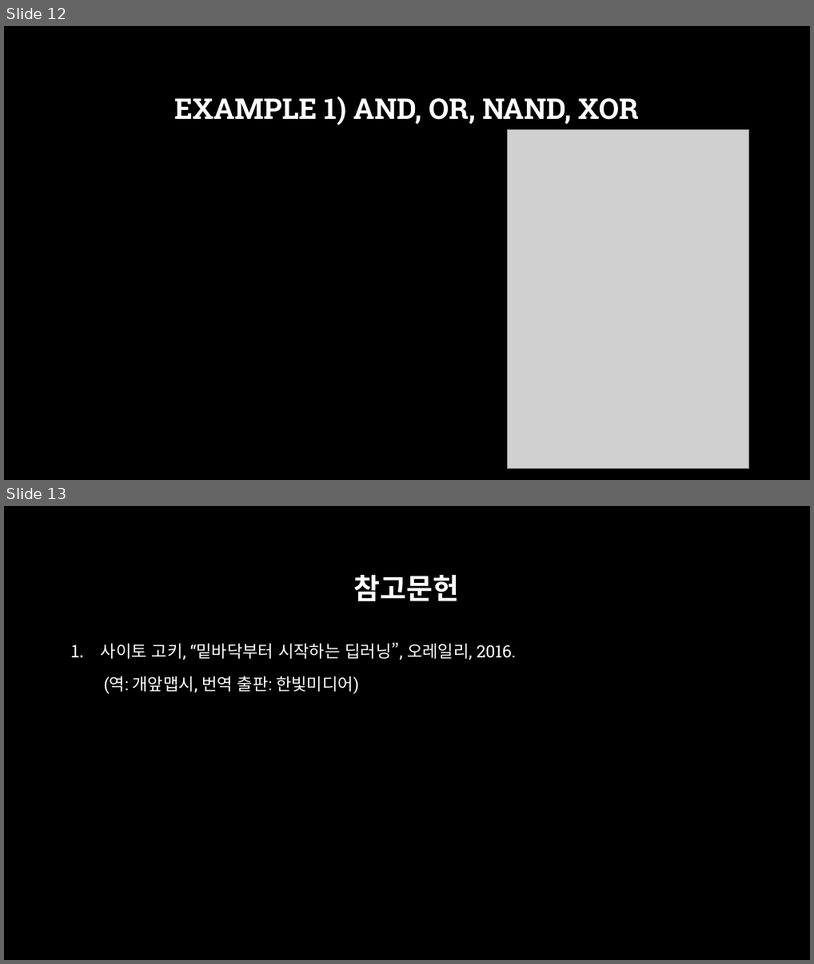
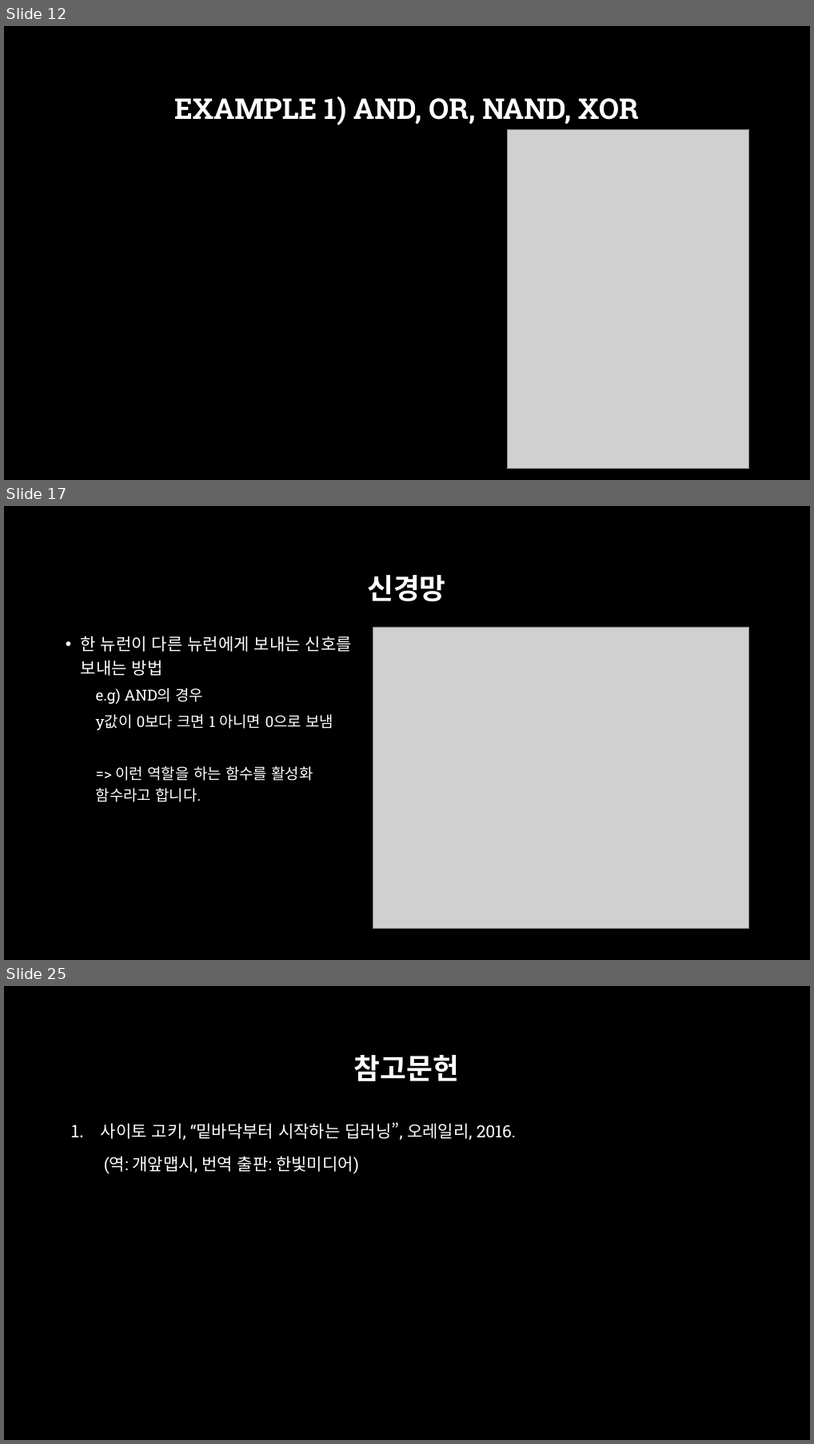
Before and after one commit to across0406/2017-GNU-Science-Camp-of-Computer-Science, a slide deck: ppt/4. 퍼셉트론 및 신경망.pptx. Shown one above the other, each under a label of ours: slides 12 and 13 before the commit, slides 12, 17 and 25 after it; the slides between them are not shown. The pictures are 814x964 and 814x1444 pixels, drawn with LibreOffice and Linux fonts; fonts in the diff are those of the drawing; grey boxes stand for pictures; background and template pictures are left out. Boxes give left, top, right and bottom in pixels: in the first picture for what was removed or moved away, otherwise in the second. Text is boxed around its words. In the diff, an @@ line names an element or a change of style, - is before the commit and + after.

```diff
--- a/ppt/4. 퍼셉트론 및 신경망.pptx
+++ b/ppt/4. 퍼셉트론 및 신경망.pptx
@@ slide 17 added at (4, 506, 810, 960), background picture (left out) @@
@@ title added at (367, 575, 446, 602), 34 pt, text #FFFFFF, bold @@
+신경망
@@ text added at (81, 636, 352, 802), 18 pt, text #FFFFFF @@
+• 한 뉴런이 다른 뉴런에게 보내는 신호를 보내는 방법
+  e.g) AND의 경우
+  y값이 0보다 크면 1 아니면 0으로 보냄
+  => 이런 역할을 하는 함수를 활성화 함수라고 합니다.
@@ picture added at (374, 627, 750, 928) @@
@@ what was slide 13 is now slide 25 @@
```
Also in this commit, not shown: 5 slides changed, 11 other slides added, 9 other files.
